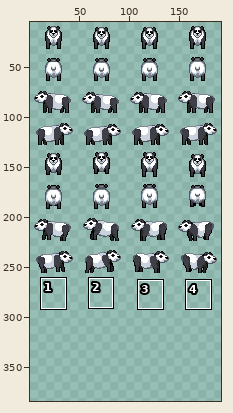
A pixel-art file gets an edit: src/assets/images/mobs/panda.aseprite. The first picture is a wide view before the edit; the outline marks the close-up.
Close-up. First the earlier version:
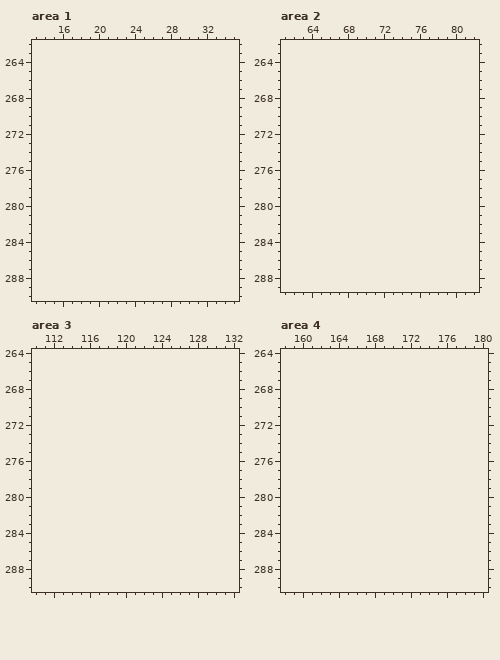
192x256 pixels, 1 frame. Shown: area 1: x 13..35, y 262..290; area 2: x 61..82, y 262..289; area 3: x 110..132, y 264..290; area 4: x 158..180, y 264..290. The old version is drawn lined up with the new one, on the new canvas. The wide view leaves out empty margins. The commit also changed other parts of the picture, which this record leaves out.
The same view after the edit:
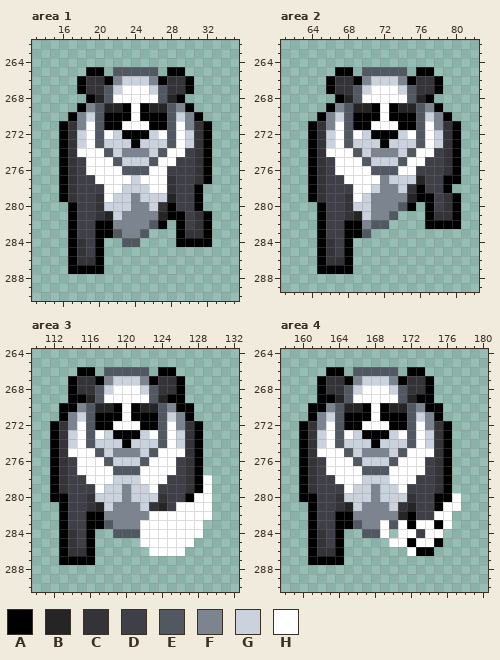
Palette (. is transparent): A #000000  B #252526  C #333338  D #3f3f47  E #515862  F #7c8490  G #cad2dd  H #ffffff
What changed:
canvas 192x256 -> 192x384
--- area 1
@@ x 13..35 @@
 264 .......................
-265 .......................
-266 .......................
-267 .......................
-268 .......................
-269 .......................
-270 .......................
-271 .......................
-272 .......................
-273 .......................
-274 .......................
-275 .......................
-276 .......................
-277 .......................
-278 .......................
-279 .......................
-280 .......................
-281 .......................
-282 .......................
-283 .......................
-284 .......................
-285 .......................
-286 .......................
-287 .......................
+265 ......AA.EEEEE.AA......
+266 .....ACCAFGGGFACCA.....
+267 .....ACCEGHHHGECCA.....
+268 ......ABEHHHHHEBA......
+269 .....AFEBBAHABBEFA.....
+270 ....AFGEAAAHAAAEGFA....
+271 ...ACFHEAAHHHAAEHFCA...
+272 ...ACGHEHGAAAGHEHGCA...
+273 ...ACGHEGGGAGGGEHGCA...
+274 ...ACHHHEGFFFGEHHDCA...
+275 ...ACDHHHEGGGEHHDDCA...
+276 ...ACDHHHHEEEHHDDDCA...
+277 ...ACDDHHHHGHHHCDDCA...
+278 ...ACDDDHHGGGHHCDDA....
+279 ...ACDDCHGGFGGGBDDA....
+280 ....ADDCGGGFFGCADDA....
+281 ....ADDCBGFFFFBAADCA...
+282 ....ADDAAFFFFEA.ADCA...
+283 ....ADDAAEFFE...ACCA...
+284 ....ACDA..EE....AAAA...
+285 ....ACDA...............
+286 ....ACCA...............
+287 ....AAAA...............
 288 .......................
--- area 2
@@ x 61..82 @@
 264 ......................
-265 ......................
-266 ......................
-267 ......................
-268 ......................
-269 ......................
-270 ......................
-271 ......................
-272 ......................
-273 ......................
-274 ......................
-275 ......................
-276 ......................
-277 ......................
-278 ......................
-279 ......................
-280 ......................
-281 ......................
-282 ......................
-283 ......................
-284 ......................
-285 ......................
-286 ......................
-287 ......................
+265 ......AA.EEEEE.AA.....
+266 .....ACCAFGGGFACCA....
+267 .....ACCEGHHHGECCA....
+268 ......ABEHHHHHEBA.....
+269 .....AFEBBAHABBEFA....
+270 ....AFGEAAAHAAAEGFA...
+271 ...ACFHEAAHHHAAEHFCA..
+272 ...ACGHEHGAAAGHEHGCA..
+273 ...ACGHEGGGAGGGEHGCA..
+274 ...ACHHHEGFFFGEHHDCA..
+275 ...ACDHHHEGGGEHHDDCA..
+276 ...ACDHHHHEEEHHDDDCA..
+277 ...ACDDHHHHFGGGBDDAA..
+278 ...ACDDDHHGFFGCADDA...
+279 ...ACDDCHGFFFFBAADCA..
+280 ....ADDCGGFFFEA.ADCA..
+281 ....ADDCBGFFE...ACCA..
+282 ....ADDAAFEE....AAAA..
+283 ....ADDAAE............
+284 ....ACDA..............
+285 ....ACDA..............
+286 ....ACCA..............
+287 ....AAAA..............
 288 ......................
--- area 3
@@ x 110..132 @@
 265 .......................
-266 .......................
-267 .......................
-268 .......................
-269 .......................
-270 .......................
-271 .......................
-272 .......................
-273 .......................
-274 .......................
-275 .......................
-276 .......................
-277 .......................
-278 .......................
-279 .......................
-280 .......................
-281 .......................
-282 .......................
-283 .......................
-284 .......................
-285 .......................
-286 .......................
-287 .......................
+266 .....AA.EEEEE.AA.......
+267 ....ACCAFGGGFACCA......
+268 ....ACCEGHHHGECCA......
+269 ....AABEHHHHHEBAA......
+270 ...AAFEBBAHABBEFAA.....
+271 ...AFGEAAAHAAAEGFA.....
+272 ..ACFHEAAHHHAAEHFCA....
+273 ..ACGHEHGAAAGHEHGCA....
+274 ..ACGHEGGGAGGGEHGCA....
+275 ..ACHHHEGFFFGEHHHCA....
+276 ..ACDHHHEGGGEHHHDCA....
+277 ..ACDHHHHEEEHHHHDCA....
+278 ..ACDDHHHGGGHHHDDCAH...
+279 ..ACDDDHGGFGGHDDDCAH...
+280 ..AADDCGGGFGGGCDDAHH...
+281 ...ADDCBGFFFGCBDHHHH...
+282 ...ADDAAFFFFFHHHHHHH...
+283 ...ADDAAEFFFHHHHHHH....
+284 ...ACDA..EEEHHHHHHH....
+285 ...ACDA.....HHHHHH.....
+286 ...ACCA......HHHH......
+287 ...AAAA................
 288 .......................
--- area 4
@@ x 158..180 @@
 265 .......................
-266 .......................
-267 .......................
-268 .......................
-269 .......................
-270 .......................
-271 .......................
-272 .......................
-273 .......................
-274 .......................
-275 .......................
-276 .......................
-277 .......................
-278 .......................
-279 .......................
-280 .......................
-281 .......................
-282 .......................
-283 .......................
-284 .......................
-285 .......................
-286 .......................
-287 .......................
+266 .....AA.EEEEE.AA.......
+267 ....ACCAFGGGFACCA......
+268 ....ACCEGHHHGECCA......
+269 ....AABEHHHHHEBAA......
+270 ...AAFEBBAHABBEFAA.....
+271 ...AFGEAAAHAAAEGFA.....
+272 ..ACFHEAAHHHAAEHFCA....
+273 ..ACGHEHGAAAGHEHGCA....
+274 ..ACGHEGGGAGGGEHGCA....
+275 ..ACHHHEGFFFGEHHHCA....
+276 ..ACDHHHEGGGEHHHDCA....
+277 ..ACDHHHHEEEHHHHDCA....
+278 ..ACDDHHHGGGHHHDDCA....
+279 ..ACDDDHGGFGGHDDDCA....
+280 ..AADDCGGGFGGGCDDAAH...
+281 ...ADDCBGFFFGCBDDAHH...
+282 ...ADDAAFFFFFBADDHH....
+283 ...ADDAAEFFHEHAHHAH....
+284 ...ACDA..EEH.HHDHH.....
+285 ...ACDA.....HHAHHA.....
+286 ...ACCA.......HAA......
+287 ...AAAA................
 288 .......................
Pixel boxes of the changes (left, top, right, bottom) in both close-ups:
added: (59, 67, 212, 274)
added: (308, 67, 461, 274)
added: (50, 367, 212, 565)
added: (299, 367, 461, 565)
